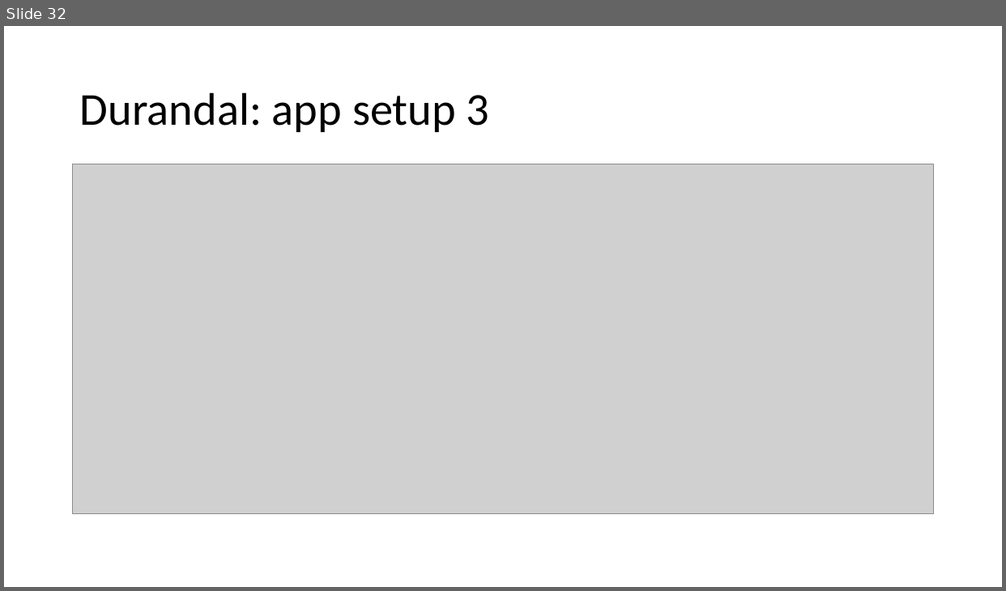
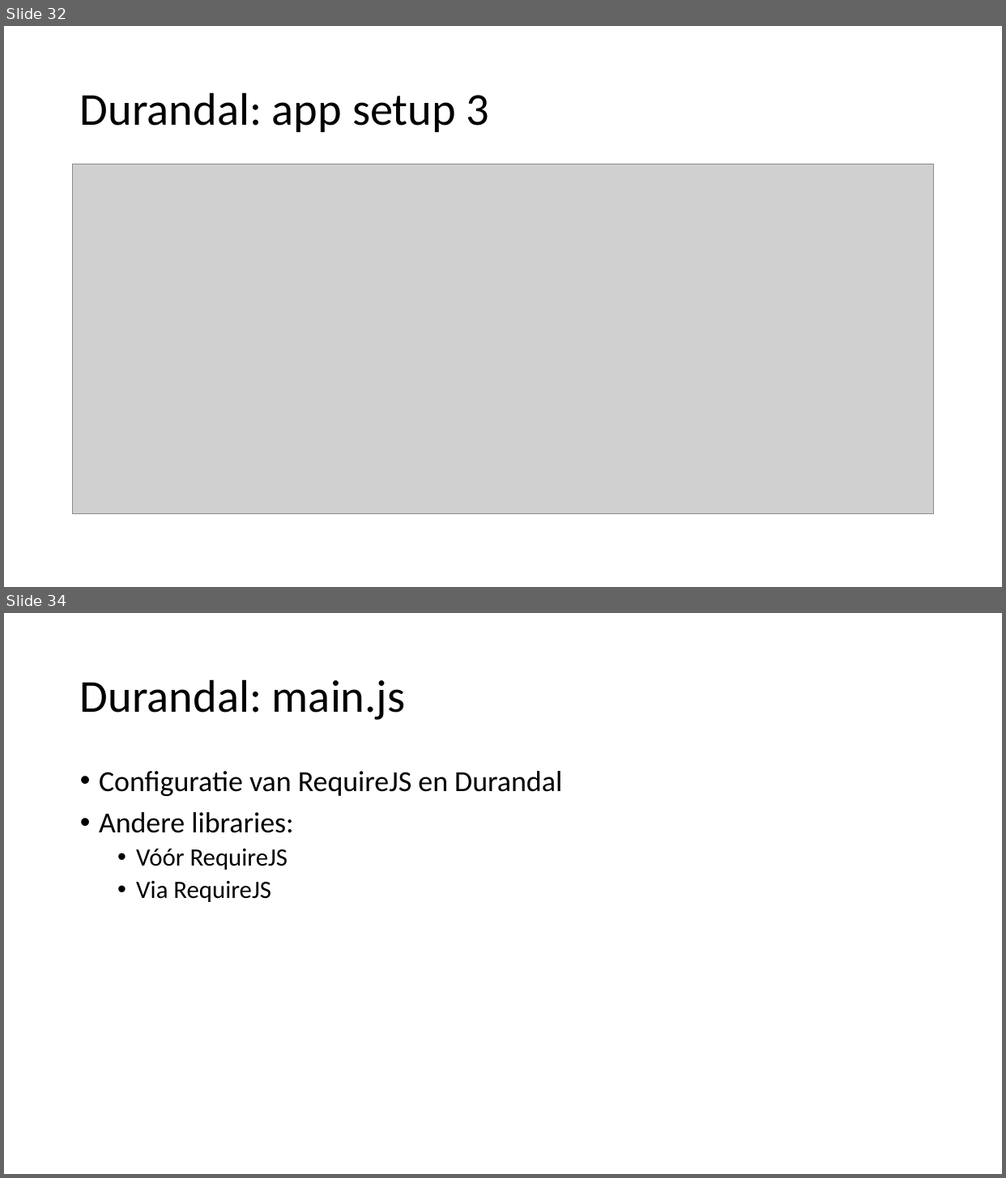
Before and after one commit to petermorlion/DurandalDemo, a slide deck: Durandal T4T.pptx. Shown one above the other, each under a label of ours: slide 32 before the commit, slides 32 and 34 after it; the slides between them are not shown. The pictures are 1006x591 and 1006x1178 pixels, drawn with LibreOffice and Linux fonts; fonts in the diff are those of the drawing; grey boxes stand for pictures. Boxes give left, top, right and bottom in pixels: in the first picture for what was removed or moved away, otherwise in the second. Text is boxed around its words. In the diff, an @@ line names an element or a change of style, - is before the commit and + after.

Commit message:
'More durandal' slide

```diff
--- a/Durandal T4T.pptx
+++ b/Durandal T4T.pptx
@@ slide 34 added at <box>4,613,1002,1174</box>, background #FFFFFF @@
@@ title added at <box>80,679,405,720</box>, 44 pt, text #000000 @@
+Durandal: main.js
@@ text added at <box>99,771,562,902</box>, 28 pt, text #000000 @@
+• Configuratie van RequireJS en Durandal
+• Andere libraries:
+  • Vóór RequireJS
+  • Via RequireJS
```
Also in this commit, not shown: 2 other slides added, 1 slide removed.
